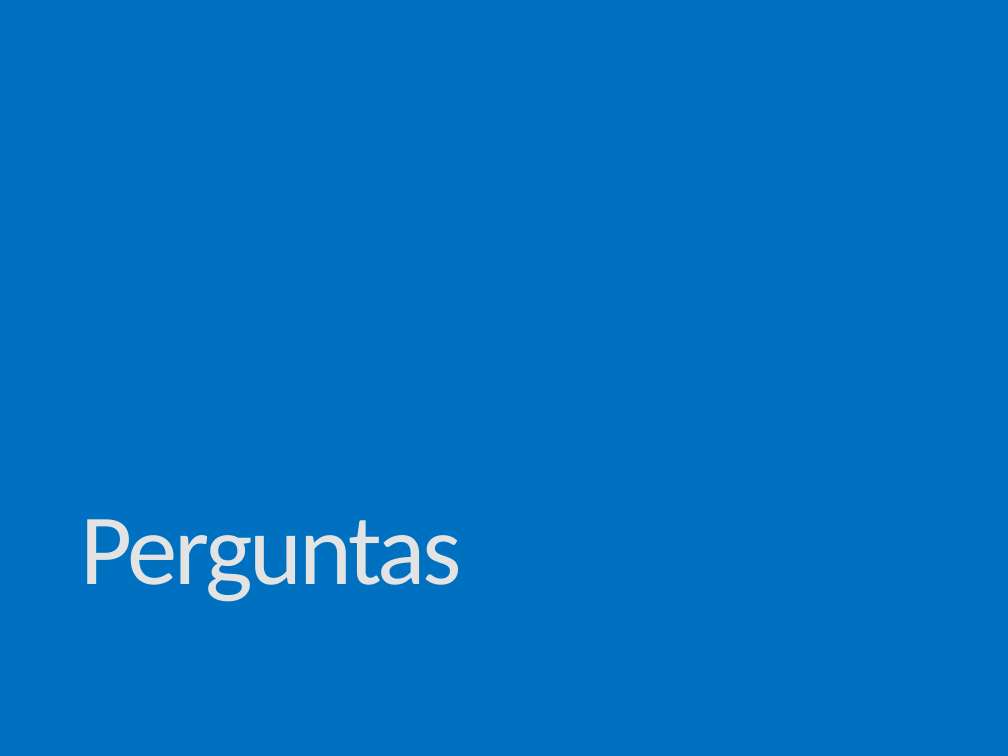
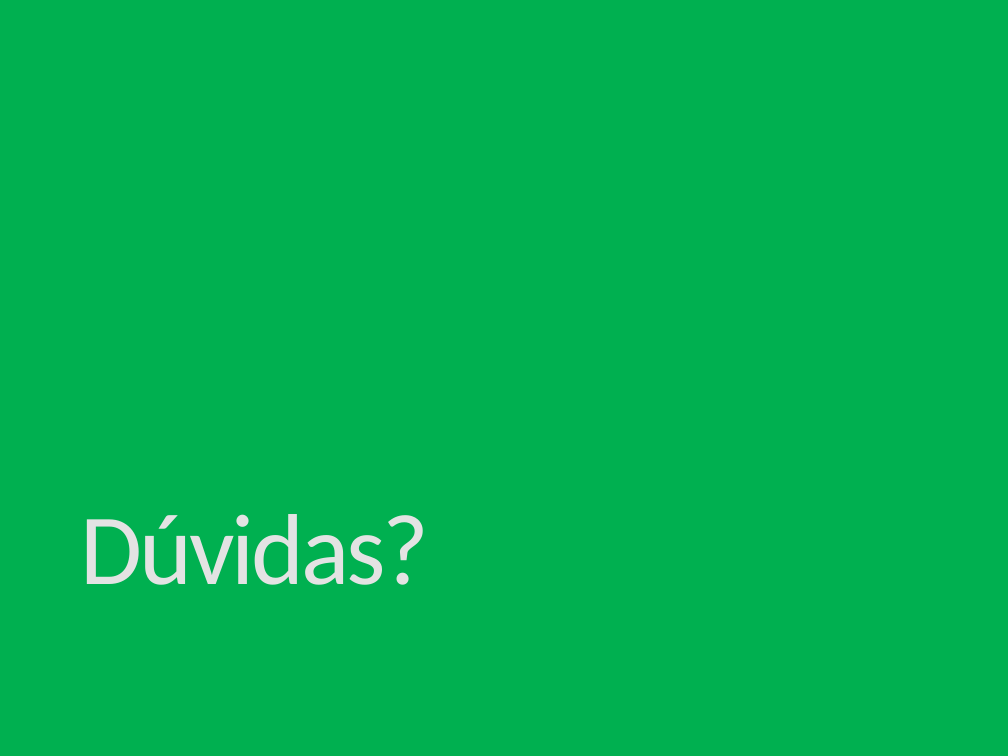
Before and after one commit to ivanpaulovich/event-sourcing-jambo, a slide deck: slide 26 of docs/Introdução ao Domain-Driven-Design (DDD).pptx. Drawn at 1008x756 pixels with LibreOffice and Linux fonts; fonts in the diff are those of the drawing. Boxes give left, top, right and bottom in pixels: in the first picture for what was removed or moved away, otherwise in the second. Text is boxed around its words. In the diff, an @@ line names an element or a change of style, - is before the commit and + after.

```diff
--- a/docs/Introdução ao Domain-Driven-Design (DDD).pptx
+++ b/docs/Introdução ao Domain-Driven-Design (DDD).pptx
@@ background #0070C0 to #00B050 @@
@@ title at <box>81,514,430,585</box>: text changed @@
-Perguntas
+Dúvidas?
```
Also in this commit, not shown: 12 other slides changed, 3 slides added, 3 slides removed.
